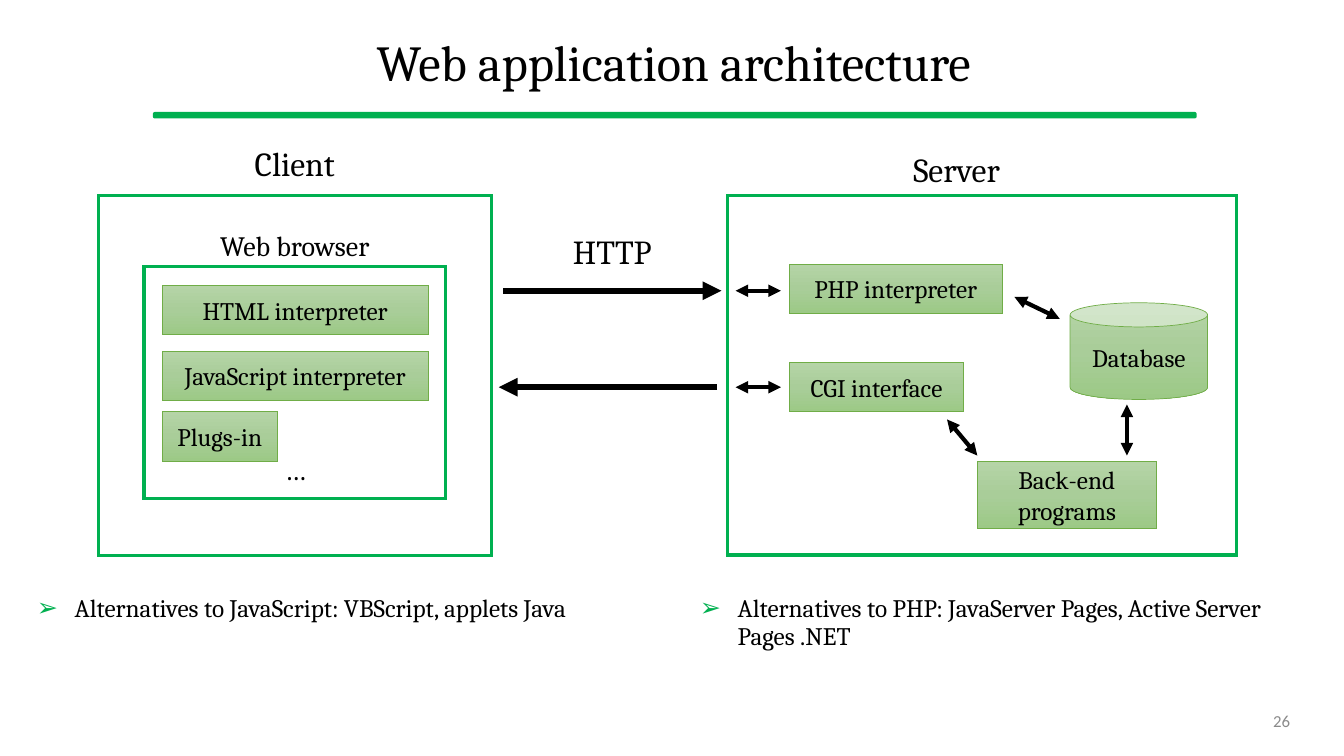
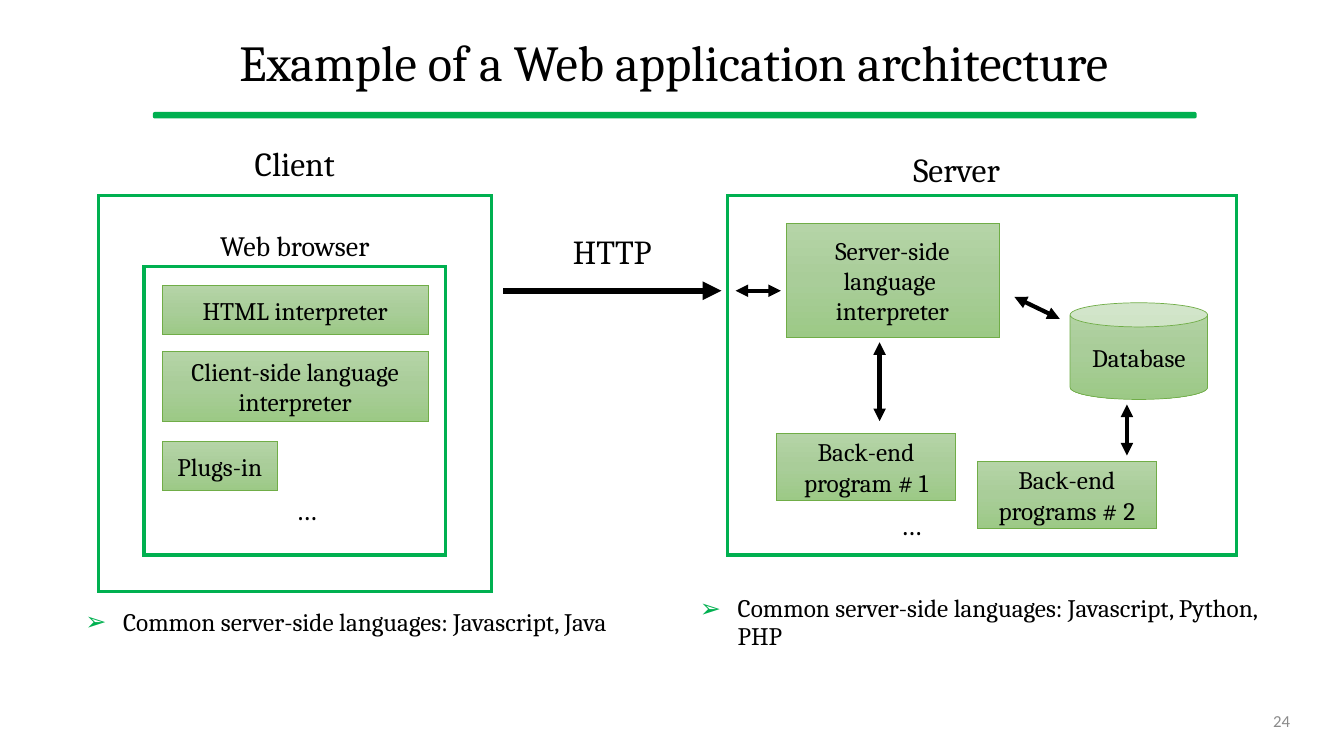
Before and after one commit to gcappon/bwthw, a slide deck: slide 24 of theory_05-http/theory_05-http.pptx (slide 26 before the commit). Drawn at 1344x756 pixels with LibreOffice and Linux fonts; fonts in the diff are those of the drawing. Boxes give left, top, right and bottom in pixels: in the first picture for what was removed or moved away, otherwise in the second. Text is boxed around its words. In the diff, an @@ line names an element or a change of style, - is before the commit and + after.

```diff
--- a/theory_05-http/theory_05-http.pptx
+++ b/theory_05-http/theory_05-http.pptx
@@ title at bbox=[239, 45, 1108, 92]: text changed @@
-Web application architecture
+Example of a Web application architecture
@@ rectangle: place and size @@
-rectangle at bbox=[98, 196, 491, 556]
+rectangle at bbox=[98, 196, 491, 591]
@@ rectangle "Server-side language interpreter": place and size @@
-rectangle "Server-side language interpreter" at bbox=[789, 264, 1002, 314]
+rectangle "Server-side language interpreter" at bbox=[786, 224, 999, 338]
@@ rectangle: place and size @@
-rectangle at bbox=[144, 266, 446, 498]
+rectangle at bbox=[144, 266, 446, 556]
@@ text in rectangle at bbox=[835, 242, 949, 326]: text changed @@
-PHP interpreter
+Server-side language interpreter
@@ rectangle "Client-side language interpreter": place and size @@
-rectangle "Client-side language interpreter" at bbox=[162, 351, 429, 400]
+rectangle "Client-side language interpreter" at bbox=[162, 351, 429, 420]
@@ double arrow added from (880, 343) to (880, 421), #000000 3 pt @@
@@ text in rectangle at bbox=[191, 363, 399, 417]: text changed @@
-JavaScript interpreter
+Client-side language interpreter
@@ arrow removed from (717, 387) to (499, 387) @@
@@ double arrow removed from (736, 387) to (781, 387) @@
@@ rectangle removed at bbox=[789, 363, 964, 412] @@
-CGI interface
@@ double arrow removed from (948, 419) to (978, 456) @@
@@ rectangle "Plugs-in": place and size @@
-rectangle "Plugs-in" at bbox=[162, 412, 278, 462]
+rectangle "Plugs-in" at bbox=[162, 442, 278, 491]
@@ rectangle added at bbox=[776, 434, 956, 501], fill gradient #B5D5A7 to #AACE9A to #9CC987, outline #70AD47 0.5 pt, 18 pt, text #000000 @@
+Back-end program # 1
@@ text in rectangle at bbox=[999, 471, 1135, 526]: text changed @@
-Back-end programs
+Back-end programs # 2
@@ text "…": place and size @@
-text "…" at bbox=[193, 448, 399, 492]
+text "…" at bbox=[204, 487, 410, 531]
@@ text added at bbox=[809, 503, 1015, 547], 20 pt, text #000000 @@
+…
@@ text at bbox=[738, 599, 1258, 645]: text changed @@
-➢ Alternatives to PHP: JavaServer Pages, Active Server Pages .NET
+➢ Common server-side languages: Javascript, Python, PHP
@@ text at bbox=[123, 613, 606, 637]: text changed @@
-➢ Alternatives to JavaScript: VBScript, applets Java
+➢ Common server-side languages: Javascript, Java
@@ page number at bbox=[1273, 716, 1290, 727]: text changed @@
-26
+24
```
Also in this commit, not shown: 9 other slides changed, 7 slides added, 2 slides removed, 12 other files.
